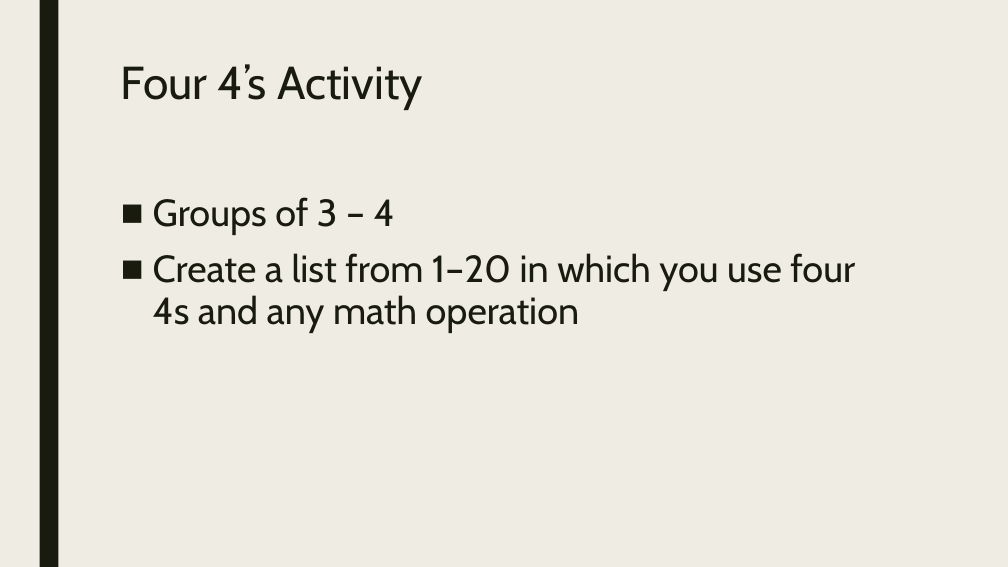
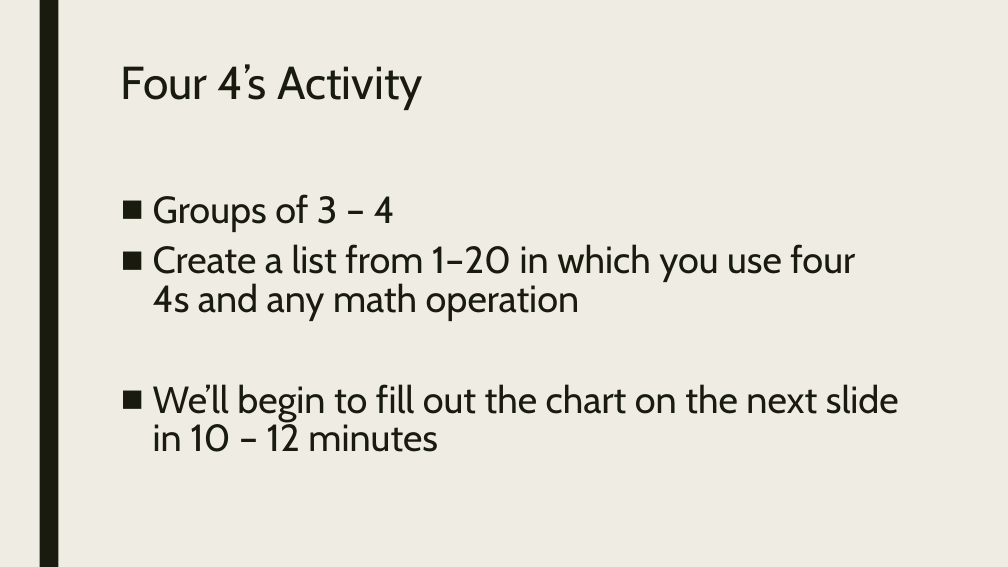
Before and after one commit to codecuddy/OPS-Classes-2018-19, a slide deck: slide 6 of 000_First 5 days of Class_Before Specifics/Day_001.pptx (slide 5 before the commit). Drawn at 1008x567 pixels with LibreOffice and Linux fonts; fonts in the diff are those of the drawing. Boxes give left, top, right and bottom in pixels: in the first picture for what was removed or moved away, otherwise in the second. Text is boxed around its words. In the diff, an @@ line names an element or a change of style, - is before the commit and + after.

```diff
--- a/000_First 5 days of Class_Before Specifics/Day_001.pptx
+++ b/000_First 5 days of Class_Before Specifics/Day_001.pptx
@@ text at [153,194,855,321]: line spacing 0.94 to 0.84 @@
@@ text at [153,384,899,452]: paragraph added @@
+■ We’ll begin to fill out the chart on the next slide in 10 – 12 minutes
```
Also in this commit, not shown: 4 other slides changed, 2 slides added, 1 other file.
